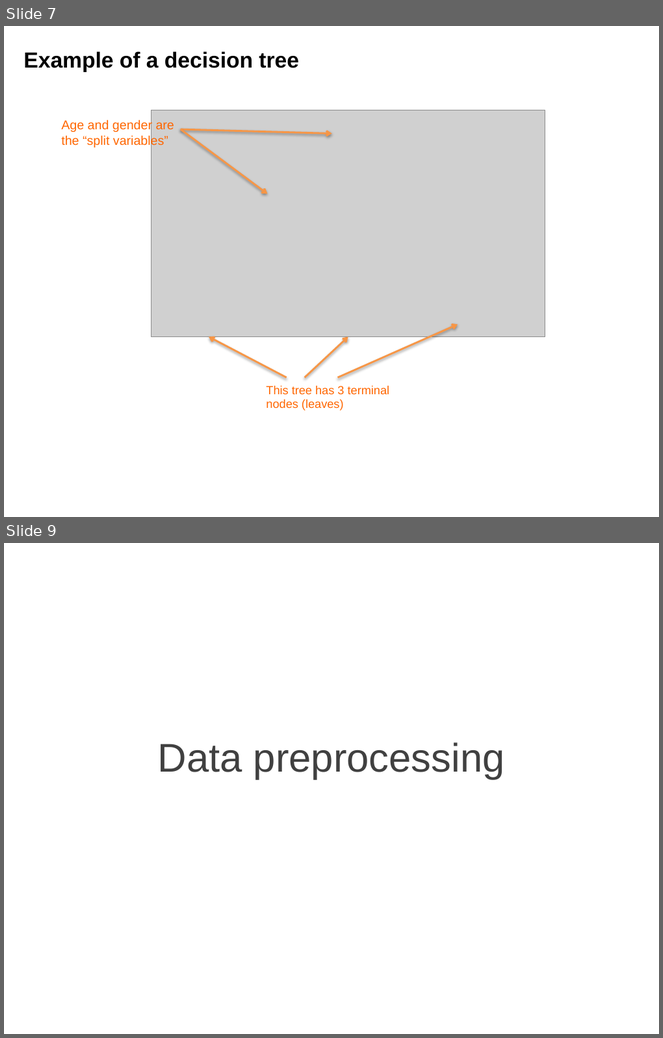
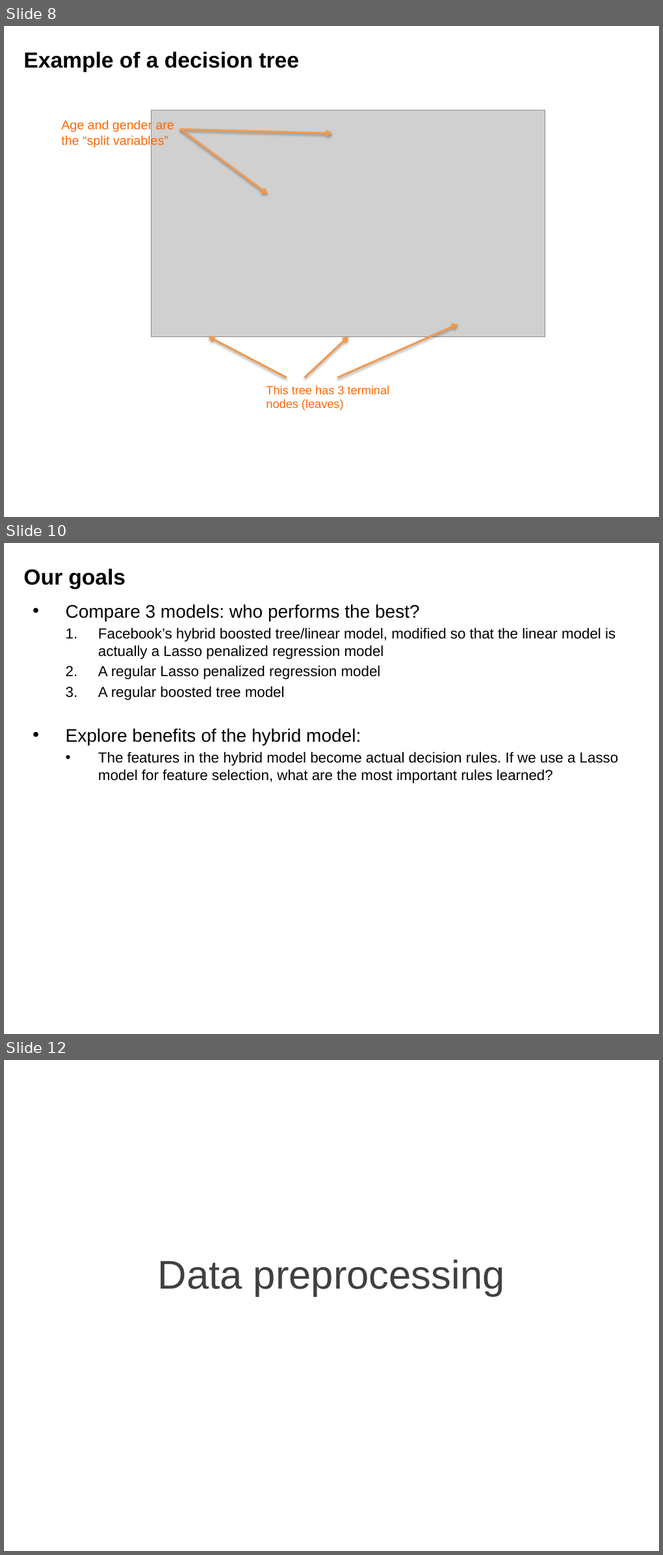
Before and after one commit to ffineis/stat_350_final, a slide deck: report/presentation.pptx. Shown one above the other, each under a label of ours: slides 7 and 9 before the commit, slides 8, 10 and 12 after it; the slides between them are not shown. The pictures are 663x1038 and 663x1555 pixels, drawn with LibreOffice and Linux fonts; fonts in the diff are those of the drawing; grey boxes stand for pictures; background and template pictures are left out. Boxes give left, top, right and bottom in pixels: in the first picture for what was removed or moved away, otherwise in the second. Text is boxed around its words. In the diff, an @@ line names an element or a change of style, - is before the commit and + after.

```diff
--- a/report/presentation.pptx
+++ b/report/presentation.pptx
@@ slide 10 added at (4, 543, 659, 1034), background picture (left out) @@
@@ title added at (24, 568, 126, 589), 24 pt, text #000000, bold @@
+Our goals
@@ subtitle added at (66, 604, 619, 783), 16 pt, text #000000 @@
+• Compare 3 models: who performs the best?
+  1. Facebook’s hybrid boosted tree/linear model, modified so that the linear model is actually a Lasso penalized regression model
+  2. A regular Lasso penalized regression model
+  3. A regular boosted tree model
+• Explore benefits of the hybrid model:
+  • The features in the hybrid model become actual decision rules. If we use a Lasso model for feature selection, what are the most important rules learned?
@@ page number added at (474, 999, 627, 1025), 12 pt, text #FFFFFF @@
+9
@@ what was slide 7 is now slide 8 @@
@@ what was slide 9 is now slide 12 @@
```
Also in this commit, not shown: 2 slides changed, 5 other slides added, 1 other file.
